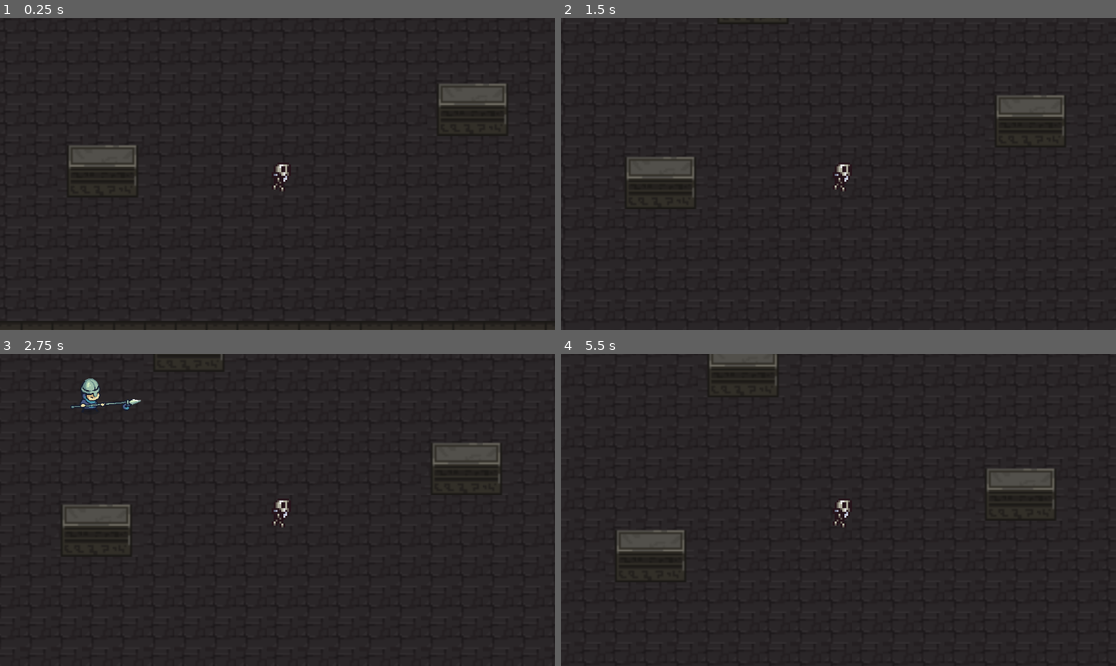
Above: before the commit, frames 1-4 (two rows, left to right).
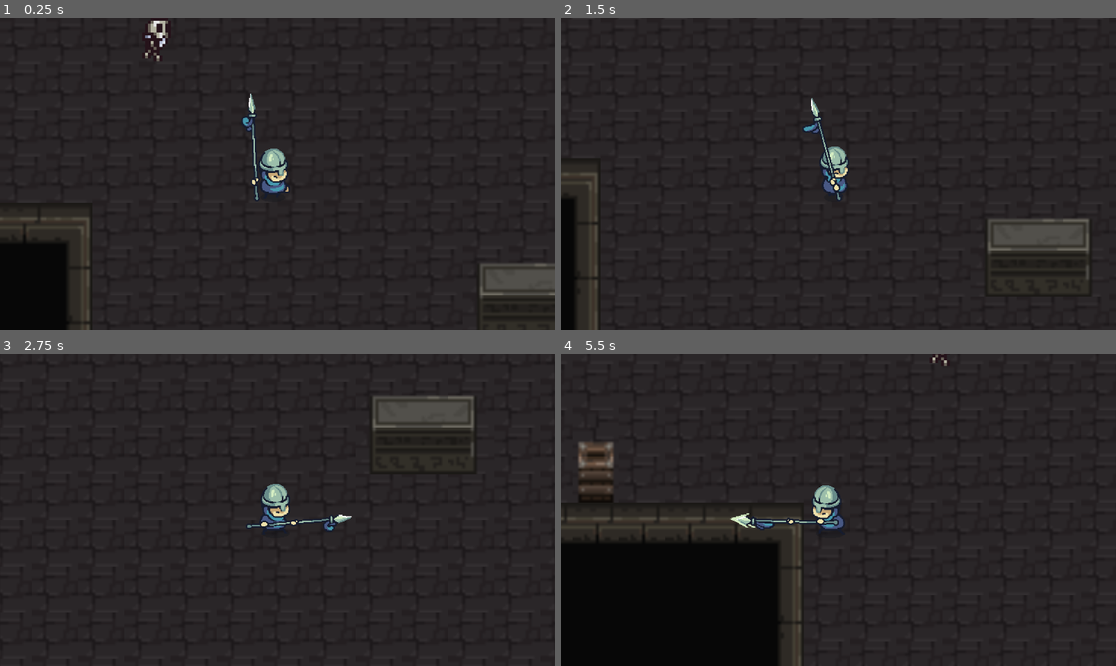
Above: after the commit, the same moments.

Repository: AkbarHashimi/2025ViverseHack
Game: Godot game, scene res://scenes/level.tscn
Same seed, same stepped clock (60 frames per second), same inputs: the game is played once before the commit and once after it. This scene is started directly instead of the project's main scene.
Inputs:
- Up to frame 1 (0.25 s): no input
- Up to frame 2 (1.5 s): hold Right (ui_right) 0.53-1.28 s; hold X 0.53-1.28 s; hold Down (ui_down) from 1.28 s (still down); tap Z at 1.35 s
- Up to frame 3 (2.75 s): release Down (ui_down) at 2.03 s; hold Right (ui_right) from 2.03 s (still down); hold X from 2.03 s (still down)
- Up to frame 4 (5.5 s): release Right (ui_right) at 2.78 s; release X at 2.78 s; hold Up (ui_up) 2.78-3.53 s; tap Z at 2.85, 4.35 s; hold X 3.53-4.28 s; hold Left (ui_left) 3.53-5.03 s; hold Down (ui_down) from 5.03 s (still down); hold X from 5.03 s (still down)

The runs differ from the first frame. In frame 1, 7.0% of the frame differs, in the area x 0-100%, y 0-100%; in frame 2, 5.1%; in frame 3, 3.9%; in frame 4, 19%, in the area x 0-89%, y 0-100%.

Commit message:
removed camera2d

Diff:
--- a/scenes/skeleton.tscn
+++ b/scenes/skeleton.tscn
@@ -330,6 +330,7 @@
 scale = Vector2(4, 4)
 collision_layer = 4
 script = ExtResource("1_5pgwy")
+metadata/_edit_group_ = true
 
 [node name="AnimatedSprite2D" type="AnimatedSprite2D" parent="."]
 texture_filter = 1
@@ -344,6 +345,3 @@
 shape = SubResource("RectangleShape2D_bnirc")
 
 [node name="NavigationAgent2D" type="NavigationAgent2D" parent="."]
-
-[node name="Camera2D" type="Camera2D" parent="."]
-zoom = Vector2(4, 4)
